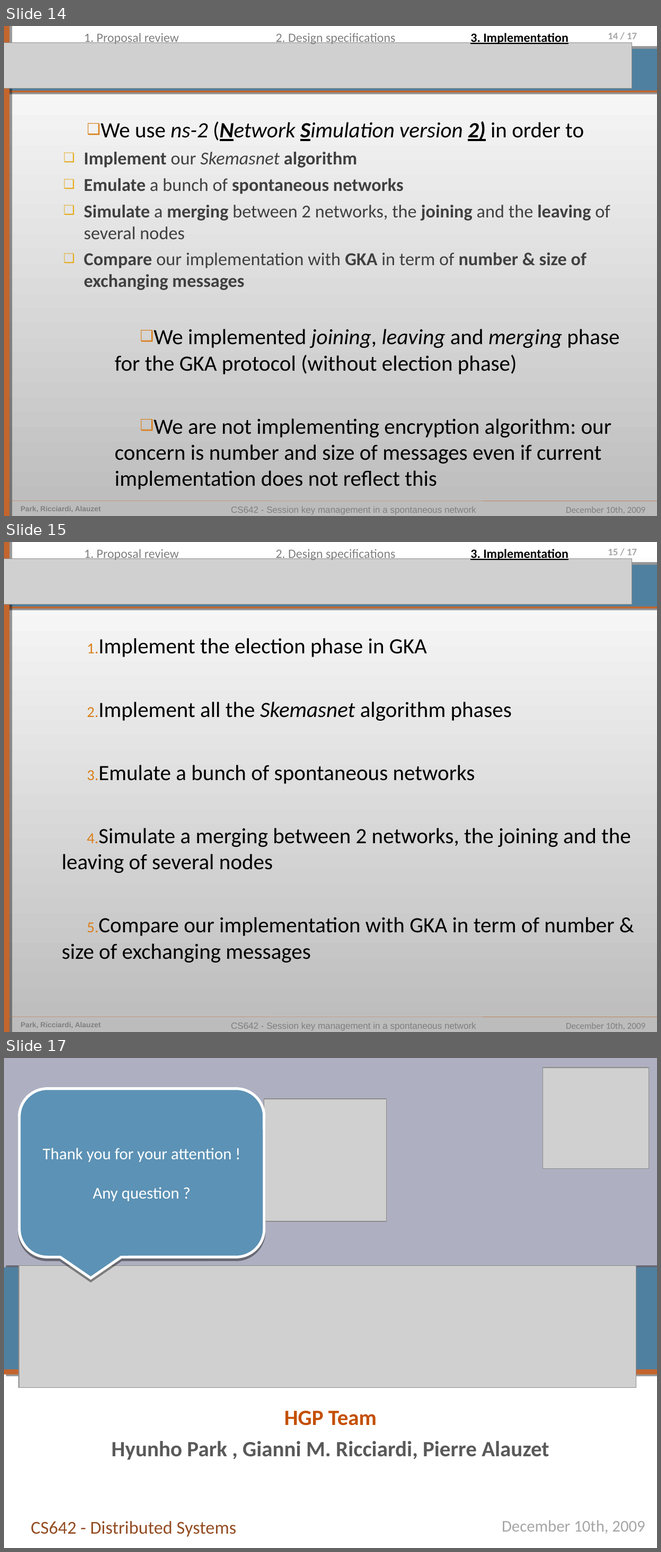
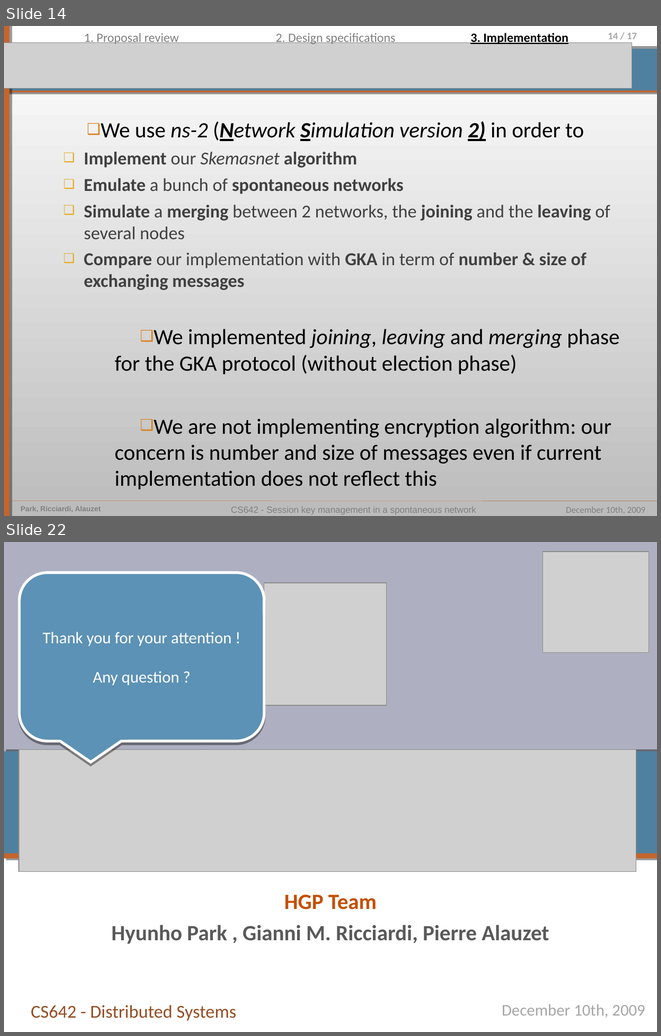
Before and after one commit to pierrealauzet/skemasnet, a slide deck: 4_implementation/CS642_Skemasnet_implementation.ppt. Shown one above the other, each under a label of ours: slides 14, 15 and 17 before the commit, slides 14 and 22 after it; the slides between them are not shown. The pictures are 661x1552 and 661x1036 pixels, drawn with LibreOffice and Linux fonts; fonts in the diff are those of the drawing; grey boxes stand for pictures. Boxes give left, top, right and bottom in pixels: in the first picture for what was removed or moved away, otherwise in the second. Text is boxed around its words. In the diff, an @@ line names an element or a change of style, - is before the commit and + after.

```diff
--- a/4_implementation/CS642_Skemasnet_implementation.ppt
+++ b/4_implementation/CS642_Skemasnet_implementation.ppt
@@ slide 15 removed at [4,542,657,1032], background gradient #BCBCBC to #FFFFFF; not listed: 9 template elements that a slide beside it also shows @@
@@ text removed at [84,549,179,561] @@
-1. Proposal review
@@ text removed at [276,549,395,561] @@
-2. Design specifications
@@ text removed at [470,549,568,561] @@
-3. Implementation
@@ picture removed at [4,558,632,604] @@
@@ text removed at [62,638,631,962] @@
-1. Implement the election phase in GKA
-2. Implement all the Skemasnet algorithm phases
-3. Emulate a bunch of spontaneous networks
-4. Simulate a merging between 2 networks, the joining and the leaving of several nodes
-5. Compare our implementation with GKA in term of number & size of exchanging messages
@@ what was slide 17 is now slide 22 @@
```
Also in this commit, not shown: 1 slide changed, 6 slides added.
